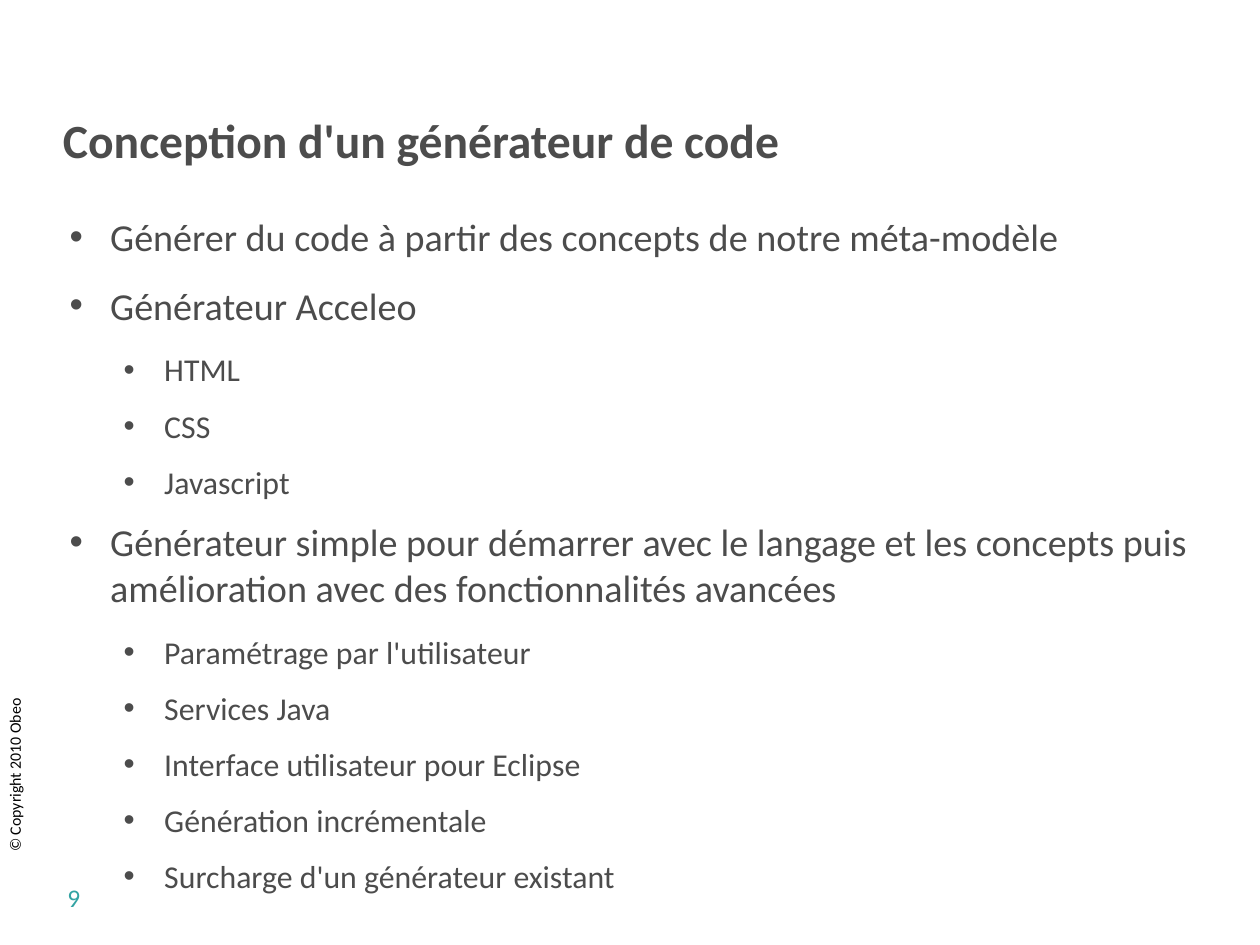
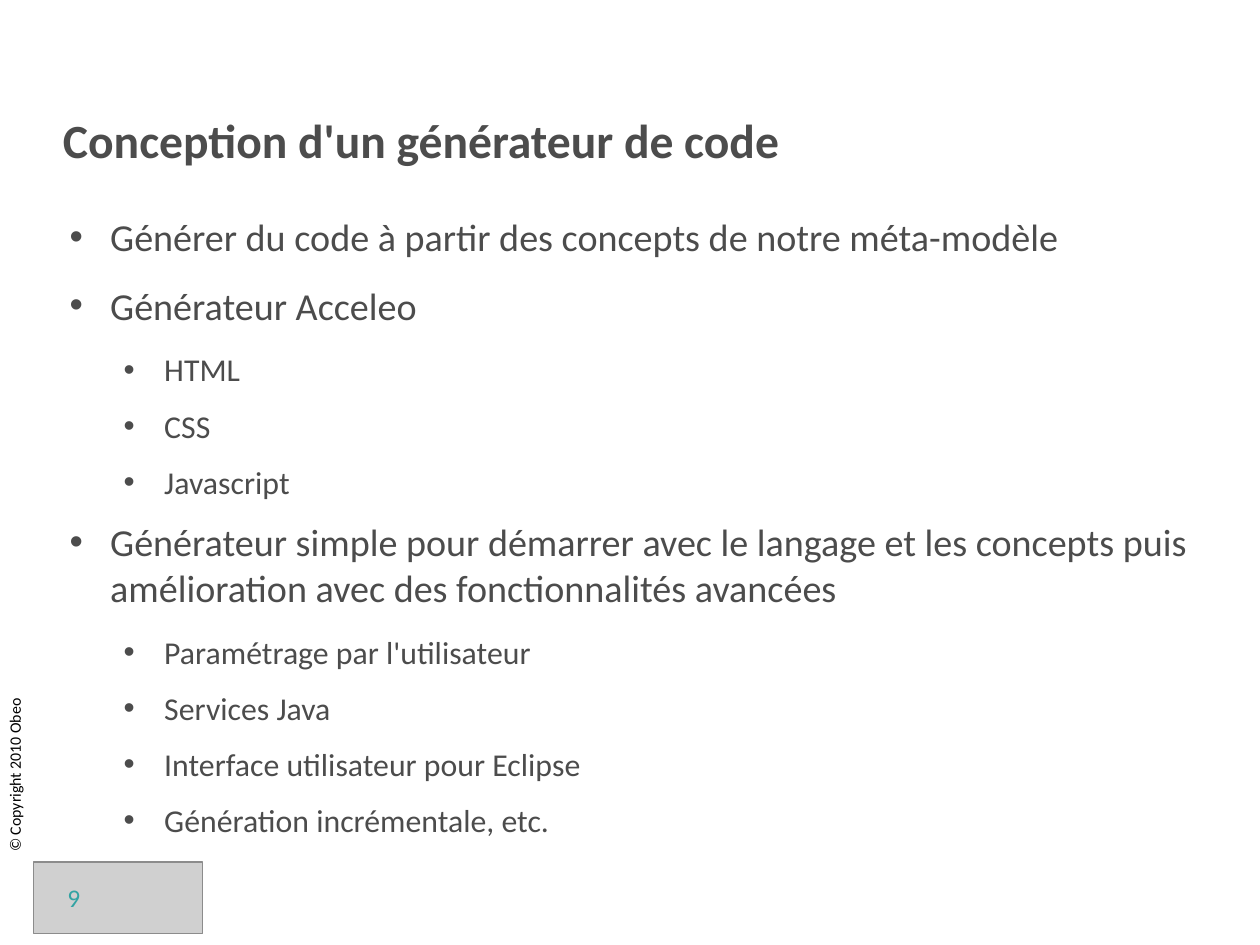
Before and after one commit to sbegaudeau/acceleo-tutorial, a slide deck: slide 9 of documentation/org.eclipse.acceleo.tutorial.slides/breizhcamp/Acceleo Tutorial Breizhcamp.odp. Drawn at 1260x945 pixels with LibreOffice and Linux fonts; fonts in the diff are those of the drawing; grey boxes stand for pictures; background and template pictures are left out. Boxes give left, top, right and bottom in pixels: in the first picture for what was removed or moved away, otherwise in the second. Text is boxed around its words. In the diff, an @@ line names an element or a change of style, - is before the commit and + after.

```diff
--- a/documentation/org.eclipse.acceleo.tutorial.slides/breizhcamp/Acceleo Tutorial Breizhcamp.odp
+++ b/documentation/org.eclipse.acceleo.tutorial.slides/breizhcamp/Acceleo Tutorial Breizhcamp.odp
@@ text at [164, 810, 549, 836]: text changed @@
-  • Génération incrémentale
-  • Surcharge d'un générateur existant
+  • Génération incrémentale, etc.
@@ picture added at [34, 862, 204, 934] @@
```
Also in this commit, not shown: 7 other slides changed, 5 slides added, 1 slide removed.
